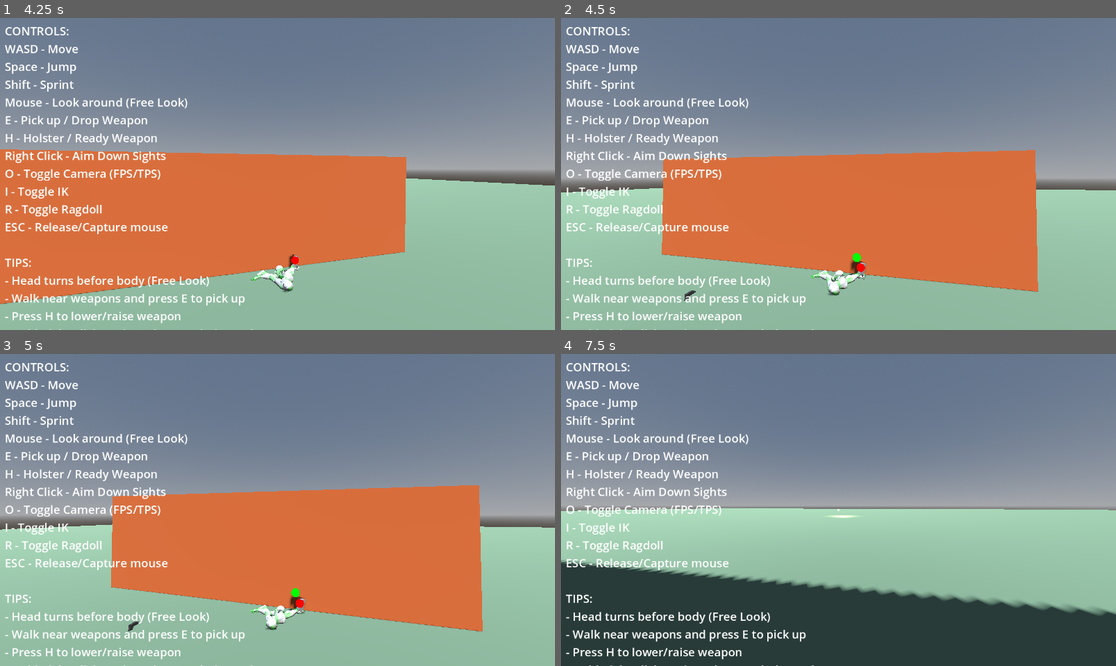
Above: before the commit, frames 1-4 (two rows, left to right).
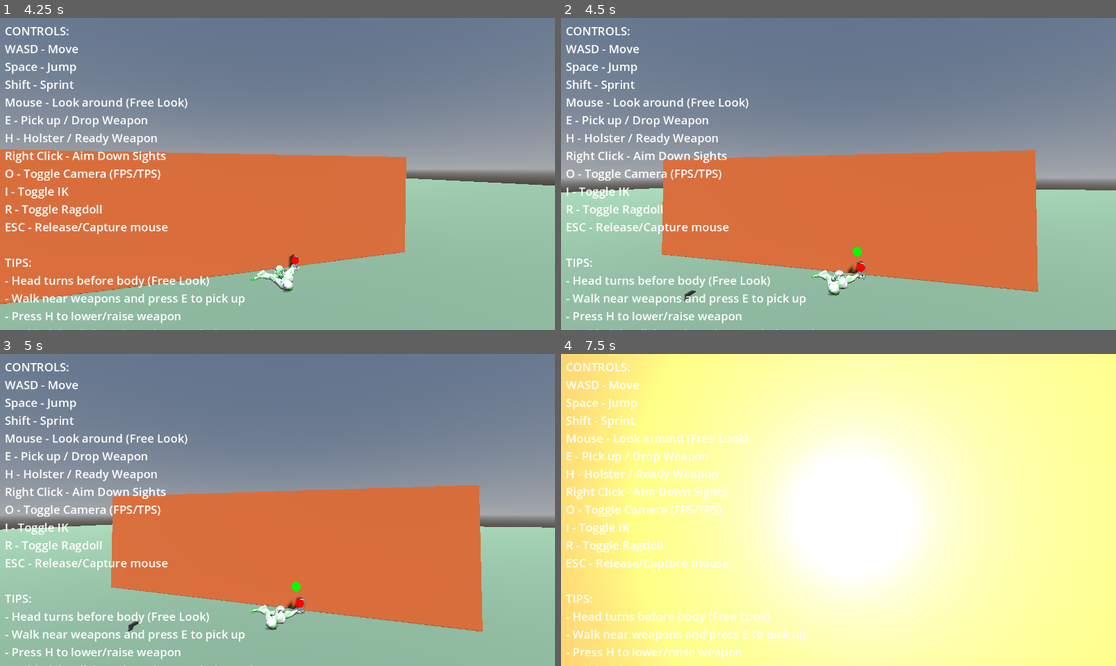
Above: after the commit, the same moments.

Repository: lmf-git/fpsikanimragdoll
Game: Godot game, scene res://world.tscn
Same seed, same stepped clock (60 frames per second), same inputs: the game is played once before the commit and once after it.
Inputs (mouse positions are in pixels of both pictures, inside the frame that each line leads up to):
- Up to frame 1 (4.25 s): tap Enter at 0.5 s; move the mouse to (305, 174) at 0.52 s; hold Shift (sprint) 0.53-1.28 s; hold W (move_forward) from 0.53 s (still down); click (305, 174) at 0.67 s; tap Space (jump) at 0.77, 1.52, 3.02, 3.77 s; move the mouse to (249, 174) at 1.27 s; tap O (toggle_camera) at 1.35 s; move the mouse to (288, 167) at 2.02 s; hold I (toggle_ik) 2.03-2.78 s; move the mouse to (271, 180) at 2.77 s; tap R (toggle_ragdoll) at 2.85 s; click (271, 180) at 2.92 s; move the mouse to (316, 177) at 3.52 s; tap E at 3.6 s
- Up to frame 2 (4.5 s): keep holding W (move_forward); move the mouse to (794, 170) at 4.27 s; tap H at 4.35 s
- Up to frame 3 (5 s): keep holding W (move_forward); tap Space (jump) at 4.52 s
- Up to frame 4 (7.5 s): move the mouse to (844, 510) at 5.02 s; hold Shift (sprint) 5.03-5.78 s; click (844, 510) at 5.17 s; move the mouse to (816, 503) at 5.77 s; release W (move_forward) at 5.78 s; hold D (move_right) 5.78-6.53 s; tap O (toggle_camera) at 5.85 s; tap Space (jump) at 6.02, 6.77 s; move the mouse to (866, 510) at 6.52 s; hold I (toggle_ik) 6.53-7.28 s; hold W (move_forward) from 6.53 s (still down); move the mouse to (810, 510) at 7.27 s; tap R (toggle_ragdoll) at 7.35 s; click (810, 510) at 7.42 s

Frame 1 is identical in both runs. In frame 2, 0.1% of the frame differs, in the area x 51-55%, y 73-83%; in frame 3, 0.1%; in frame 4, 98%, in the area x 0-100%, y 0-100%.

Commit message:
Only apply spine aiming when actively aiming, not on weapon equip
Fixed head lowering when weapon equipped by only applying spine aiming
when weapon_state == AIMING (right-click held or toggled). Previously
spine aiming was applied whenever weapon was equipped, causing spine
rotation and head displacement even when not aiming. Now head stays in
normal position until player actively aims.

Diff:
--- a/character_controller.gd
+++ b/character_controller.gd
@@ -2192,6 +2192,7 @@
 
 	# STEP 4: Weapon automatically follows hand bone (parented to BoneAttachment3D)
 	# After head and IK, rotate spine bones to aim weapon at camera target
-	if equipped_weapon:
+	# Only apply spine aiming when actively aiming, not just when weapon is equipped
+	if equipped_weapon and weapon_state == WeaponState.AIMING:
 		_apply_spine_aiming()
 		_rotate_hand_to_grip_weapon()
